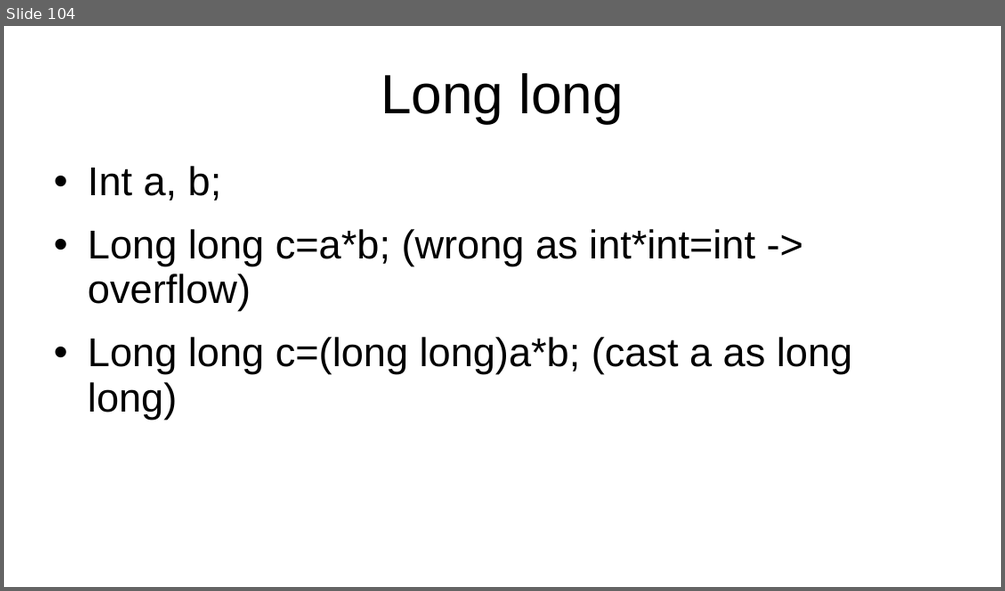
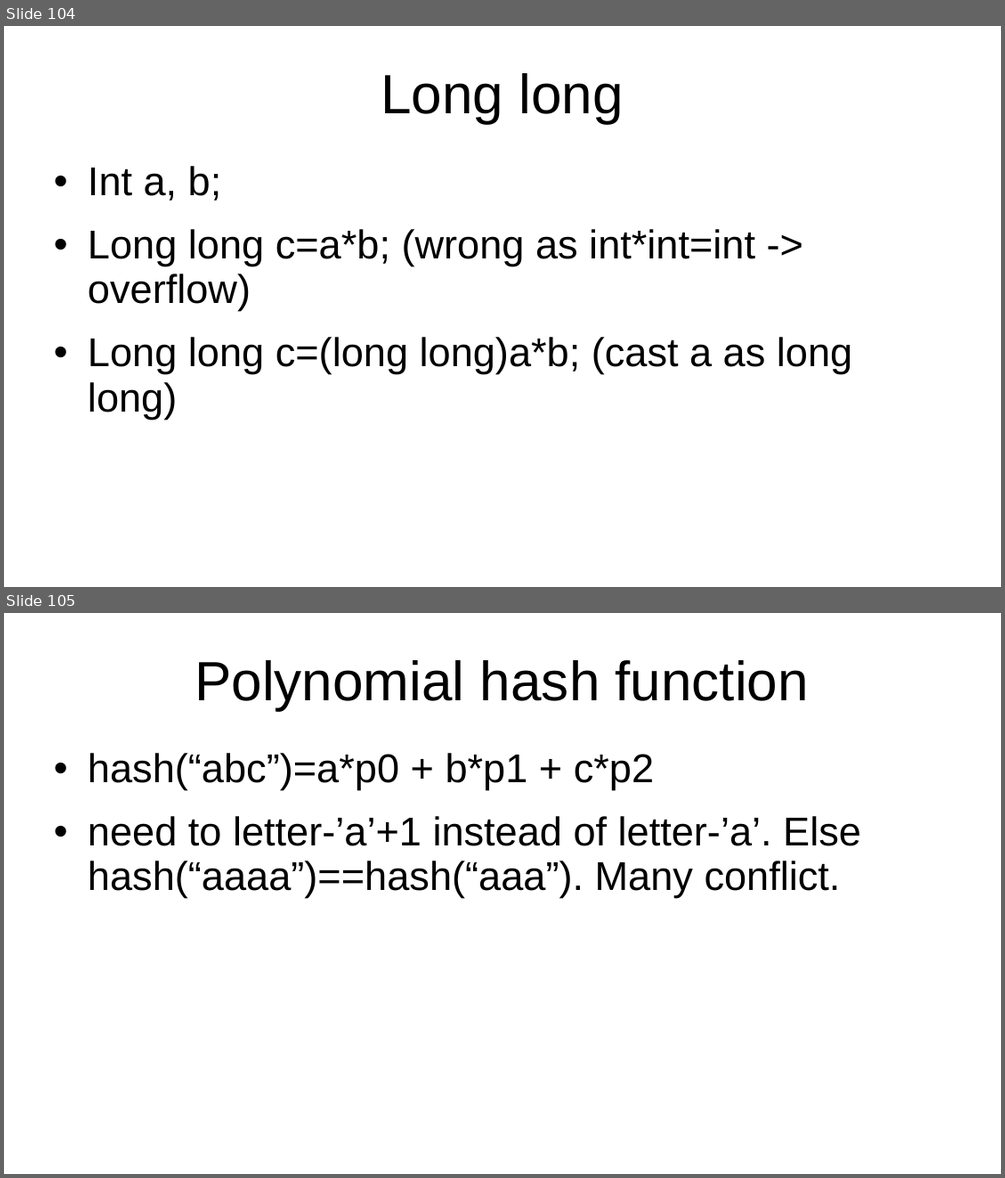
Before and after one commit to kindaichinisan/CompetitiveProgramming, a slide deck: MyCode/competitive_programming.ppt. Shown one above the other, each under a label of ours: slide 104 before the commit, slides 104 and 105 after it. The pictures are 1005x591 and 1005x1178 pixels, drawn with LibreOffice and Linux fonts; fonts in the diff are those of the drawing. Boxes give left, top, right and bottom in pixels: in the first picture for what was removed or moved away, otherwise in the second. Text is boxed around its words. In the diff, an @@ line names an element or a change of style, - is before the commit and + after.

```diff
--- a/MyCode/competitive_programming.ppt
+++ b/MyCode/competitive_programming.ppt
@@ slide 105 added at bbox=[4, 613, 1001, 1174], background #FFFFFF @@
@@ title added at bbox=[194, 660, 809, 710], 44 pt, text #000000 @@
+Polynomial hash function
@@ text added at bbox=[88, 753, 861, 898], 32 pt, text #000000 @@
+• hash(“abc”)=a*p0 + b*p1 + c*p2
+• need to letter-’a’+1 instead of letter-’a’. Else hash(“aaaa”)==hash(“aaa”). Many conflict.
```
Also in this commit, not shown: 5 other slides added, 2 other files.
